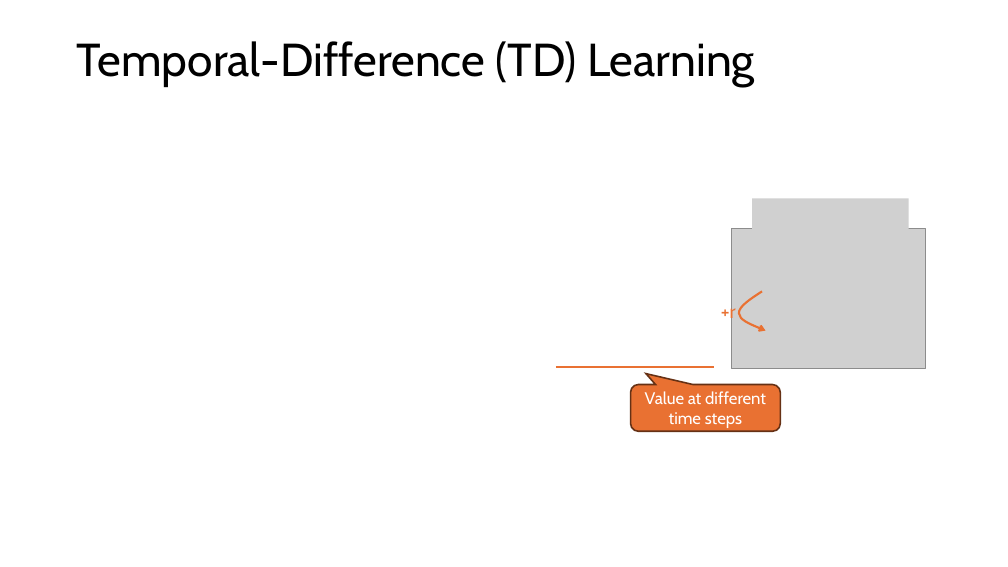
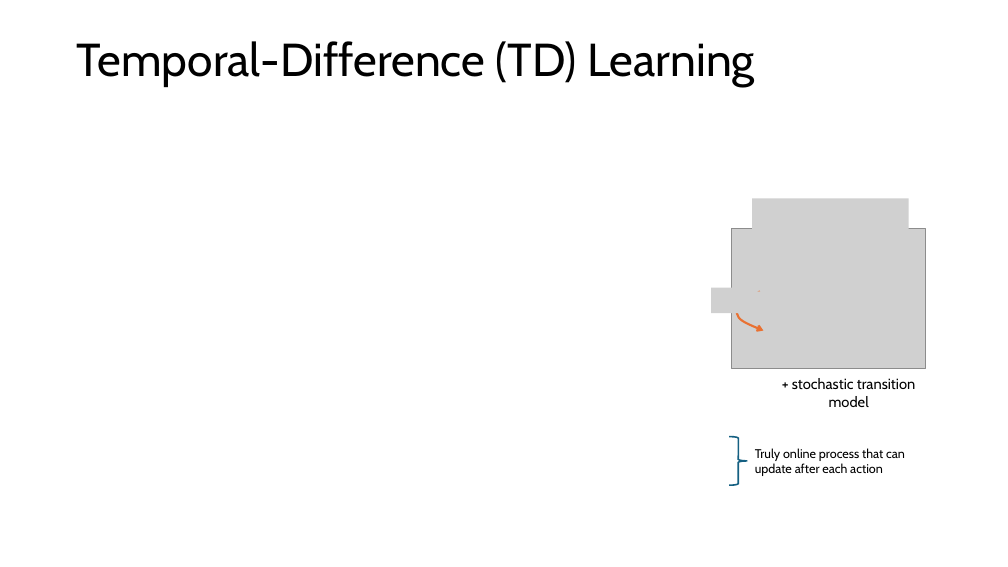
Before and after one commit to mhahsler/Introduction_to_Reinforcement_Learning, a slide deck: slide 3 of slides/Lecture_Chapter06.pptx. Drawn at 1008x567 pixels with LibreOffice and Linux fonts; fonts in the diff are those of the drawing; grey boxes stand for pictures. Boxes give left, top, right and bottom in pixels: in the first picture for what was removed or moved away, otherwise in the second. Text is boxed around its words. In the diff, an @@ line names an element or a change of style, - is before the commit and + after.

```diff
--- a/slides/Lecture_Chapter06.pptx
+++ b/slides/Lecture_Chapter06.pptx
@@ picture added at (x1=712, y1=288, x2=749, y2=314) @@
@@ freeform shape at (x1=737, y1=291, x2=764, y2=330): outline redrawn @@
@@ picture added at (x1=748, y1=292, x2=795, y2=314) @@
@@ text removed at (x1=721, y1=302, x2=736, y2=323) @@
-+r
@@ picture added at (x1=752, y1=332, x2=799, y2=354) @@
@@ line removed from (556, 367) to (714, 367) @@
@@ rounded speech box removed at (x1=631, y1=385, x2=780, y2=432) @@
-Value at different time steps
@@ text added at (x1=792, y1=378, x2=915, y2=407), 14 pt, text #000000 @@
++ stochastic transition model
@@ right brace added at (x1=730, y1=437, x2=748, y2=485), outline #156082 1.5 pt @@
@@ text added at (x1=755, y1=448, x2=905, y2=476), 12 pt, text #000000 @@
+Truly online process that can update after each action
```
Also in this commit, not shown: 13 other slides changed, 1 slide added, 1 slide removed, 7 other files.
